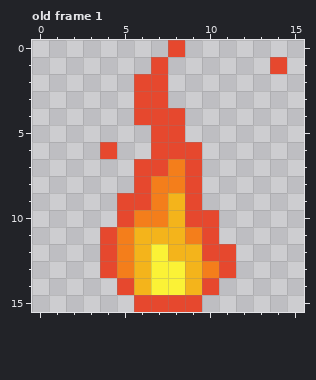
Pixel-art file, stored at Assets/Original/fireDemon.aseprite. That is the earlier state.
16x16 pixels, 6 frames. Shown: old frame 1. The commit also changed other frames, which this record leaves out.
And afterwards:
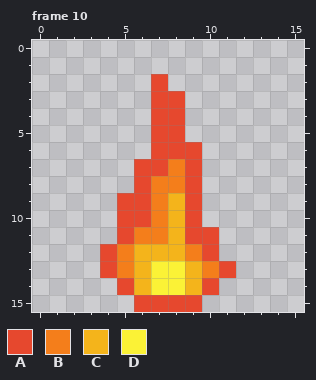
Palette (. is transparent): A #e6482e  B #f47e1b  C #f4b41b  D #fbf236
A new or re-ordered frame is compared with the old frame closest to it.
What changed:
frames 6 -> 10
layer "move" now hidden
layer "jump" added
Frame 10 is new; against old frame 1:
The author put colour A in row 3 at x 8.
Colour B becomes colour A in row 10 at x 6; in row 11 at x 5 and 9.
Colour C becomes colour B in row 11 at x 6 to 7; in row 12 at x 9.
Colour D becomes colour C in row 12 at x 7.
Colour A is gone in row 0 at x 8; in row 1 at x 7 and 14; in rows 2 to 4 at x 6; in row 6 at x 4; in row 10 at x 10; in row 11 at x 4.
Colour A is gone in row 12 at x 11.
Boxes around the changes in both pictures, in picture pixels (x1, y1, x2, y2):
changed: (100, 40, 236, 261)
erased: (270, 57, 287, 74)
